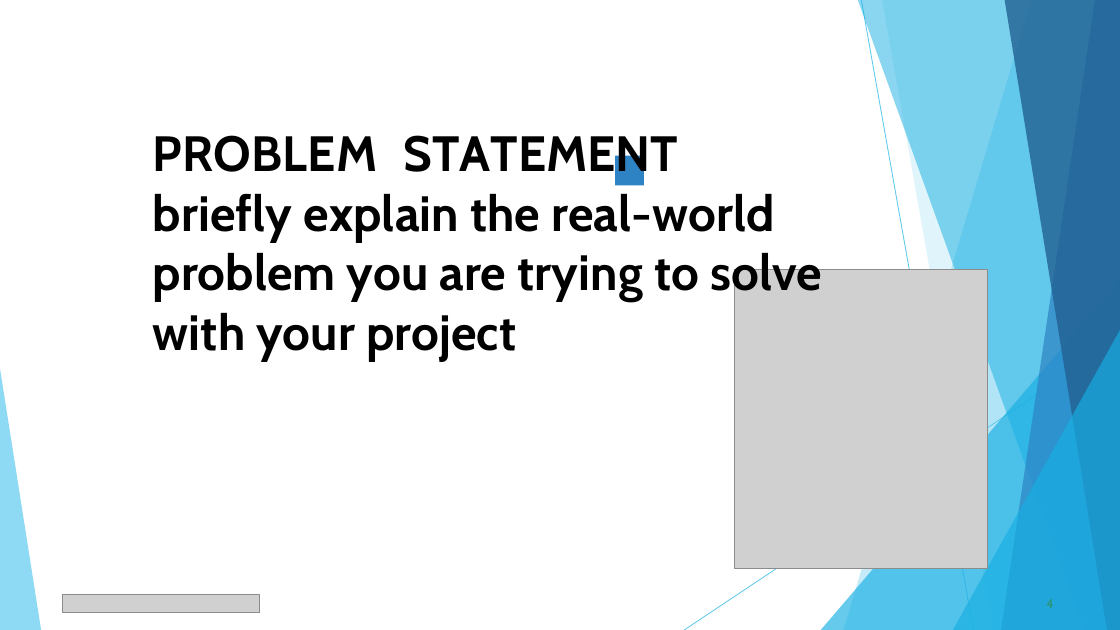
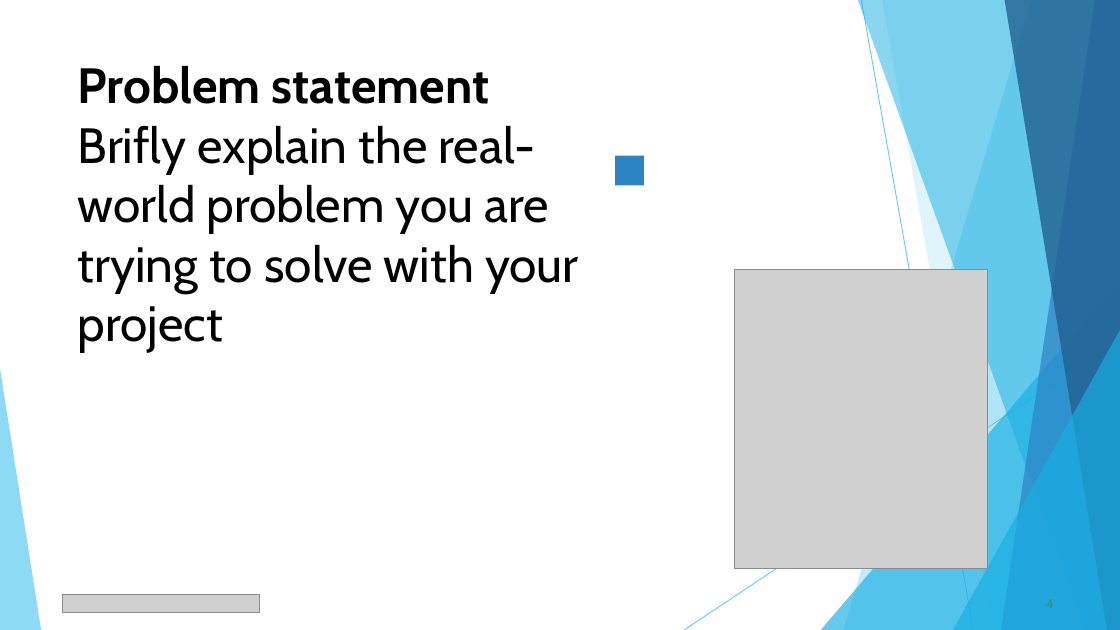
Before and after one commit to sudhaelangovan1712-alt/My-first, a slide deck: slide 4 of PPT FWD TNSDC 2025.pptx. Drawn at 1120x630 pixels with LibreOffice and Linux fonts; fonts in the diff are those of the drawing; grey boxes stand for pictures. Boxes give left, top, right and bottom in pixels: in the first picture for what was removed or moved away, otherwise in the second. Text is boxed around its words. In the diff, an @@ line names an element or a change of style, - is before the commit and + after.

```diff
--- a/PPT FWD TNSDC 2025.pptx
+++ b/PPT FWD TNSDC 2025.pptx
@@ title at (x1=78, y1=65, x2=579, y2=352): text changed; bold off @@
-PROBLEM STATEMENT
-briefly explain the real-world problem you are trying to solve with your project
+Problem statement
+Brifly explain the real-world problem you are trying to solve with your project
```
Also in this commit, not shown: 7 other slides changed.
